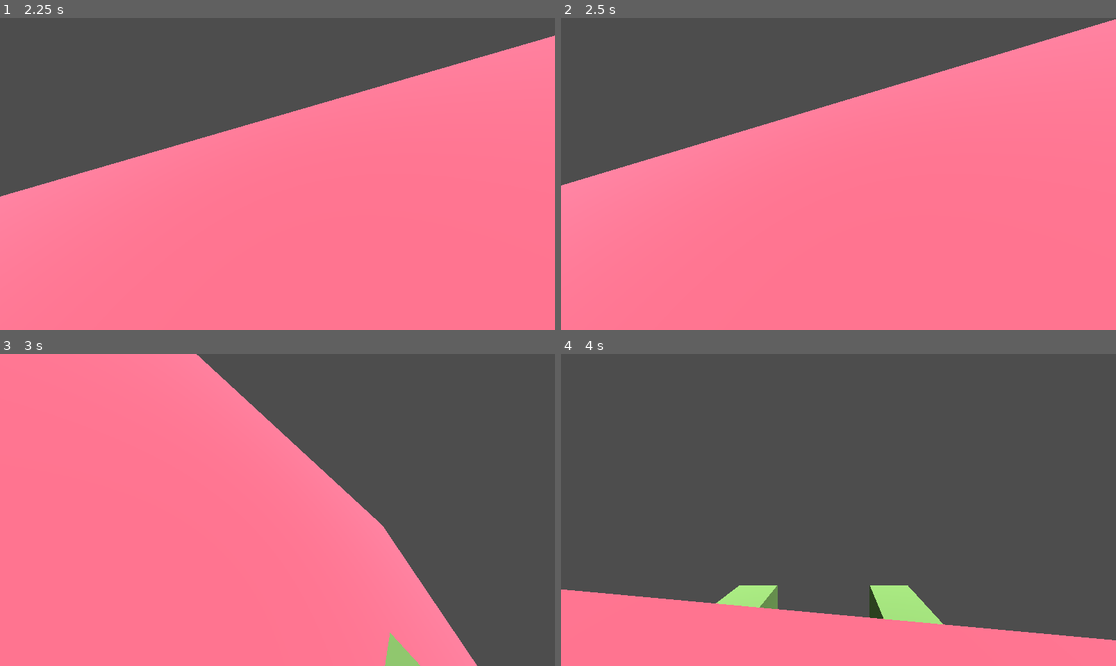
Above: before the commit, frames 1-4 (two rows, left to right).
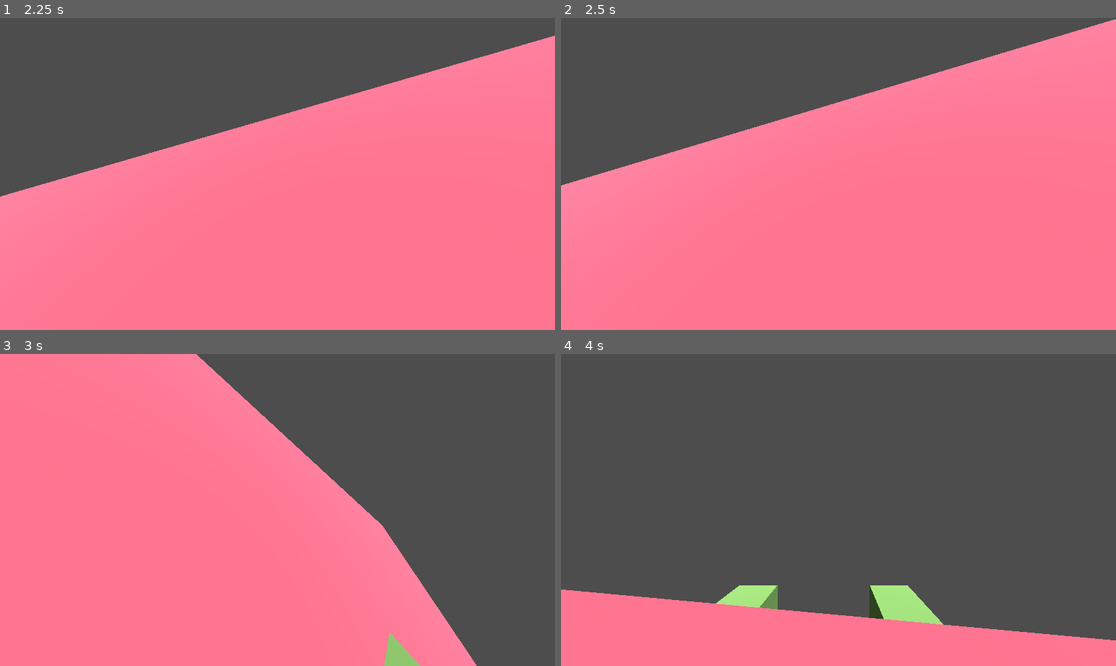
Above: after the commit, the same moments.

Repository: CharliBartolo/SpecialDelivery
Game: Godot game, scene res://boxtest.tscn
Same seed, same stepped clock (60 frames per second), same inputs: the game is played once before the commit and once after it.
Inputs (mouse positions are in pixels of both pictures, inside the frame that each line leads up to):
- Up to frame 1 (2.25 s): tap Enter (ui_accept) at 0.5, 0.77, 1.52 s; move the mouse to (249, 236) at 0.52 s; hold W (up) from 0.53 s (still down); click (249, 236) at 0.67 s; move the mouse to (316, 177) at 1.27 s; move the mouse to (233, 170) at 2.02 s
- Up to frame 2 (2.5 s): keep holding W (up)
- Up to frame 3 (3 s): move the mouse to (283, 510) at 2.77 s; release W (up) at 2.78 s; hold A (left) from 2.78 s (still down)
- Up to frame 4 (4 s): tap Enter (ui_accept) at 3.02, 3.77 s; move the mouse to (816, 503) at 3.52 s; release A (left) at 3.53 s; hold W (up) from 3.53 s (still down)

Frame 1 is identical in both runs. In frame 2, less than 0.1% of the frame differs, in the area x 1-100%, y 0-54%; in frame 3, less than 0.1%, in the area x 35-86%, y 0-100%; in frame 4, less than 0.1%.

Commit message:
starting on climbing stuff

Diff:
--- /dev/null
+++ b/DetectCollision.gd
@@ -0,0 +1,21 @@
+extends Area3D
+
+
+
+# Called when the node enters the scene tree for the first time.
+func _ready():
+	pass # Replace with function body.
+
+
+# Called every frame. 'delta' is the elapsed time since the previous frame.
+func _process(delta):
+	pass
+
+
+func _on_body_entered(body):
+	if body.is_in_group("Player"):
+		print("collisiondetected")
+
+
+func _on_body_exited(body):
+	pass # Replace with function body.
--- a/boxtest.tscn
+++ b/boxtest.tscn
@@ -1,6 +1,7 @@
-[gd_scene load_steps=19 format=3 uid="uid://ckt42i612dyj4"]
+[gd_scene load_steps=20 format=3 uid="uid://ckt42i612dyj4"]
 
 [ext_resource type="Script" path="res://Movement.gd" id="1_atu4m"]
+[ext_resource type="Script" path="res://DetectCollision.gd" id="2_gh75s"]
 
 [sub_resource type="CapsuleMesh" id="CapsuleMesh_grmyn"]
 
@@ -48,7 +49,7 @@
 [node name="DirectionalLight3D" type="DirectionalLight3D" parent="."]
 transform = Transform3D(0.999973, 0.00734122, 1.43486e-08, -0.0072967, 0.993909, 0.109963, 0.000807249, -0.10996, 0.993936, 0, 9.18317, -6.62734)
 
-[node name="CharacterBody3D" type="CharacterBody3D" parent="."]
+[node name="CharacterBody3D" type="CharacterBody3D" parent="." groups=["Player"]]
 transform = Transform3D(1, 0, 0, 0, 1, 0, 0, 0, 1, -0.01388, 0.0235162, -0.0115159)
 script = ExtResource("1_atu4m")
 
@@ -170,13 +171,19 @@
 [node name="CollisionShape3D" type="CollisionShape3D" parent="Environment/Podiums5"]
 shape = SubResource("BoxShape3D_dccr3")
 
-[node name="Step3" type="StaticBody3D" parent="Environment"]
+[node name="Ledge1" type="Area3D" parent="Environment"]
 transform = Transform3D(1.1875, 0, 0, 0, 0.772284, 0, 0, 0, 1.36306, 0.172274, 3.28036, -5.82739)
+script = ExtResource("2_gh75s")
 
-[node name="MeshInstance3D" type="MeshInstance3D" parent="Environment/Step3"]
+[node name="CollisionShape3D" type="CollisionShape3D" parent="Environment/Ledge1"]
+transform = Transform3D(1, 0, 0, 0, 1, 0, 0, 0, 1, 0, 0, 0)
+shape = SubResource("BoxShape3D_dccr3")
+
+[node name="MeshInstance3D" type="MeshInstance3D" parent="Environment/Ledge1"]
 transform = Transform3D(1, 0, 0, 0, 1, 0, 0, 0, 0.949323, 0, 0, 0)
 mesh = SubResource("BoxMesh_2fxi6")
+skeleton = NodePath("")
 surface_material_override/0 = SubResource("StandardMaterial3D_eo16k")
 
-[node name="CollisionShape3D" type="CollisionShape3D" parent="Environment/Step3"]
-shape = SubResource("BoxShape3D_dccr3")
+[connection signal="body_entered" from="Environment/Ledge1" to="Environment/Ledge1" method="_on_body_entered"]
+[connection signal="body_exited" from="Environment/Ledge1" to="Environment/Ledge1" method="_on_body_exited"]
